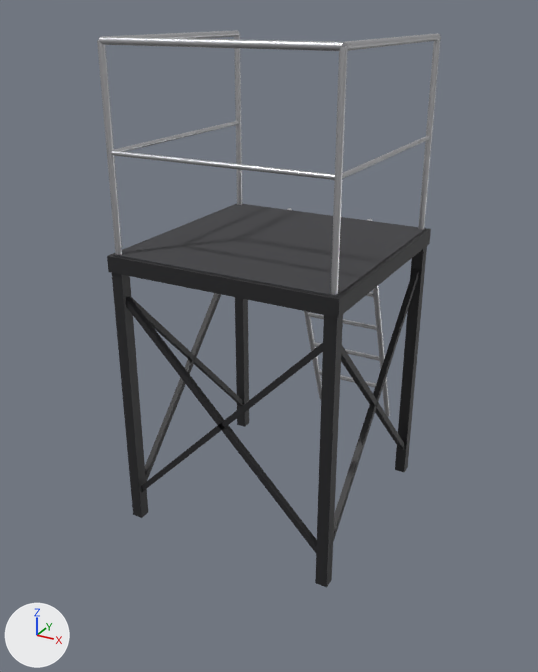
Before and after pictures for a commit that changed the glTF model apps/desktop/src/view3d/assets/pit/conductor-podium-tall.glb.
Before and after are seen from a 50 mm camera at (1.71, -3.21, 2.57) aimed at (0.0, -0.1, 1.02). The lights are fixed; the arrows at lower left show +X, +Y and +Z. The first picture is the older version. Where no turn or scale is listed for an object, it has been applied to the vertices. Vertices at exactly the same position are counted once.

In view in the first picture: 'felt', 'frame', 'metal'.
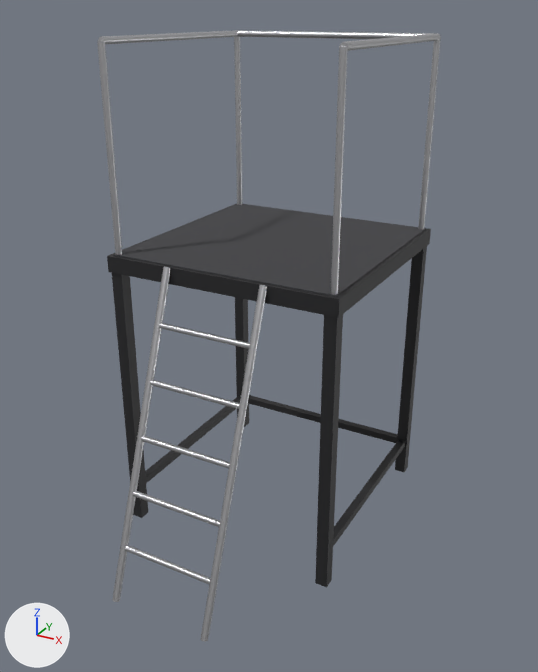
What differs and where, as boxes [x1, y1, x2, y2] in the pictures (538 x 672 px; the box of a moved part takes in the faces that stretch with it):
'metal', reshaped (58% taller)
    before: [97, 30, 441, 416]
    after: [97, 30, 441, 642]
part 1 of me_frame, added (black)
    after: [248, 395, 398, 443]
part 2 of me_frame, added (black)
    after: [333, 439, 405, 546]
part 3 of me_frame, added
    after: [145, 396, 241, 483]
part 4 of me_frame, deleted
    before: [126, 269, 419, 553]
part 5 of me_metal, moved or reshaped
    before: [287, 208, 322, 399]
    after: [112, 267, 170, 602]
part 6 of me_metal, moved or reshaped
    before: [368, 219, 390, 416]
    after: [200, 285, 267, 642]
part 7 of me_metal, added
    after: [125, 545, 211, 585]
part 8 of me_metal, added
    after: [133, 491, 220, 527]
part 9 of me_metal, added
    after: [141, 436, 230, 469]
part 10 of me_metal, added
    after: [150, 380, 240, 409]
part 11 of me_metal, added
    after: [159, 323, 250, 349]
part 12 of me_metal, deleted
    before: [111, 121, 430, 387]
part 13 of me_metal, moved or reshaped
    before: [97, 34, 441, 295]
    after: [97, 30, 441, 295]

The change, as a diff of the scene's bpy script:
```diff
--- a/apps/desktop/src/view3d/assets/pit/conductor-podium-tall.glb.py
+++ b/apps/desktop/src/view3d/assets/pit/conductor-podium-tall.glb.py
@@ me_frame @@
 # used by ob_frame; location = (0.0, 0.0, 0.0)
-me_frame.from_pydata(...)  # 88 vertices, 132 faces; spans x -0.6..0.6, y -0.6..0.6, z 0.0..1.5
+me_frame.from_pydata(...)  # 64 vertices, 96 faces; spans x -0.6..0.6, y -0.6..0.6, z 0.0..1.5
+# me_frame part 1: a new loose piece, a box spanning x -0.56..0.56, y 0.54..0.58, z 0.18..0.22, in mat_frame (black #212123)
+# me_frame part 2: a new loose piece, a box spanning x 0.54..0.58, y -0.56..0.56, z 0.18..0.22, in mat_frame (black #212123)
+# me_frame part 3: a new loose piece, a box spanning x -0.58..-0.54, y -0.56..0.56, z 0.18..0.22, in mat_frame (black #212123)
+# me_frame part 4: 6 loose pieces with 48 vertices, spanning x -0.57..0.57, y -0.57..0.57, z 0.14..1.31, are deleted
 me_frame.materials.append(mat_frame)
@@ me_metal @@
 # used by ob_metal; location = (0.0, 0.0, 0.0)
-me_metal.from_pydata(...)  # 252 vertices, 476 faces; spans x -0.58..0.58, y -0.58..1.17, z -0.01..2.47
+me_metal.from_pydata(...)  # 208 vertices, 392 faces; spans x -0.58..0.58, y -1.17..0.58, z -0.01..2.47
+# me_metal part 5: the loose piece of 16 vertices spanning x -0.27..-0.23, y 0.58..1.17, z -0.01..1.51 is mirrored in y about the mesh origin
+# me_metal part 6: the loose piece of 16 vertices spanning x 0.23..0.27, y 0.58..1.17, z -0.01..1.51 is mirrored in y about the mesh origin
+# me_metal part 7: a new loose piece, an 8-sided cylinder along x spanning x -0.25..0.25, y -1.072..-1.044, z 0.236..0.264, in mat_metal (light grey #ceced1)
+# me_metal part 8: a new loose piece, an 8-sided cylinder along x spanning x -0.25..0.25, y -0.981..-0.953, z 0.486..0.514, in mat_metal (light grey #ceced1)
+# me_metal part 9: a new loose piece, an 8-sided cylinder along x spanning x -0.25..0.25, y -0.889..-0.861, z 0.736..0.764, in mat_metal (light grey #ceced1)
+# me_metal part 10: a new loose piece, an 8-sided cylinder along x spanning x -0.25..0.25, y -0.797..-0.769, z 0.986..1.014, in mat_metal (light grey #ceced1)
+# me_metal part 11: a new loose piece, an 8-sided cylinder along x spanning x -0.25..0.25, y -0.706..-0.678, z 1.236..1.264, in mat_metal (light grey #ceced1)
+# me_metal part 12: 6 loose pieces with 124 vertices, spanning x -0.57..0.57, y -0.57..1.07, z 0.24..1.99, are deleted
+# me_metal part 13: 40 vertices removed from x -0.58..0.58, y -0.58..0.58, z 1.5..2.46; 40 vertices added at x -0.58..0.58, y -0.58..0.58, z 1.49..2.46
 me_metal.materials.append(mat_metal)
```
